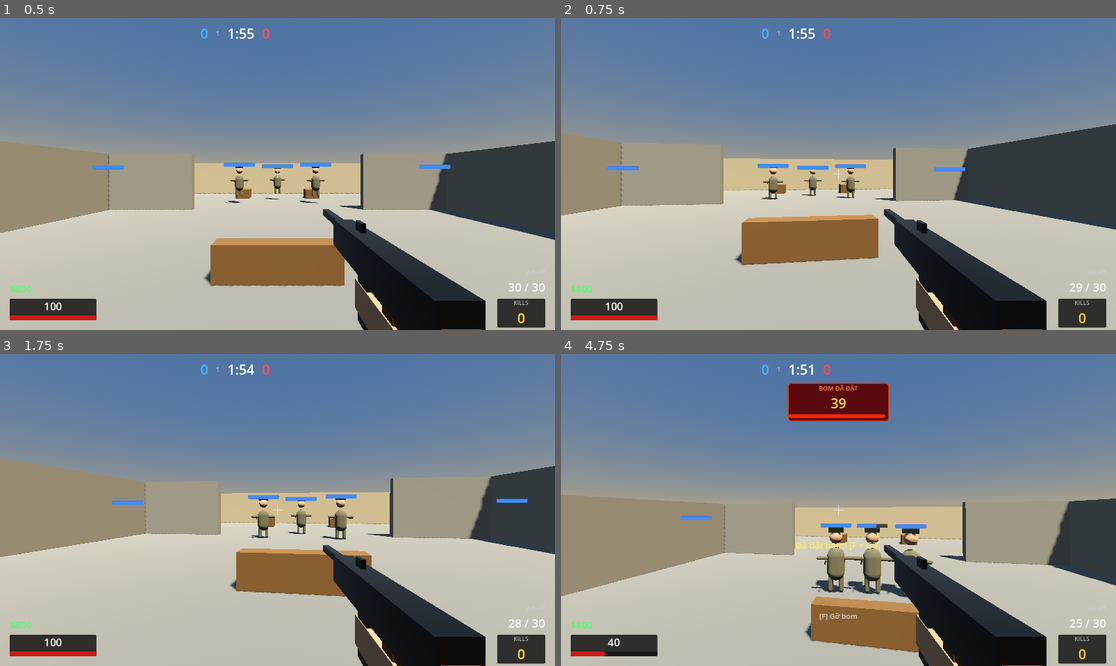
Above: before the commit, frames 1-4 (two rows, left to right).
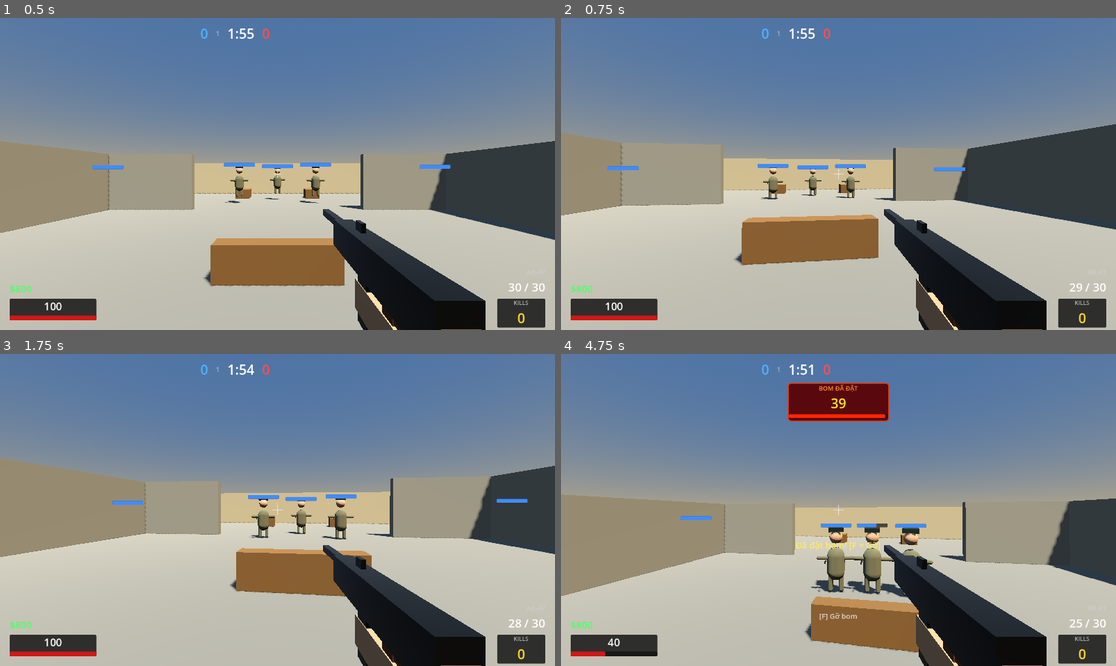
Above: after the commit, the same moments.

Repository: DamThuanHung/vietnamchien
Game: Godot game, scene res://maps/hoa_lo.tscn
The game is run twice, just before and just after one commit, with the same random seed, the same clock (stepped at 60 frames per second) and the same inputs. This scene is started directly instead of the project's main scene.
Inputs (mouse positions are in pixels of both pictures, inside the frame that each line leads up to):
- Up to frame 1 (0.5 s): no input
- Up to frame 2 (0.75 s): tap Enter at 0.5 s; move the mouse to (866, 174) at 0.52 s; press the mouse at (866, 174) at 0.53 s
- Up to frame 3 (1.75 s): tap Space (jump) at 0.77, 1.52 s; tap Ctrl (chay) at 0.8, 1.35 s; move the mouse to (249, 510) at 1.27 s; release the mouse at (249, 510) at 1.28 s; click (249, 510) at 1.55 s
- Up to frame 4 (4.75 s): move the mouse to (849, 503) at 2.02 s; press the mouse at (849, 503) at 2.03 s; tap Ctrl (chay) at 2.3, 2.85, 3.8 s; move the mouse to (832, 516) at 2.77 s; release the mouse at (832, 516) at 2.78 s; tap Space (jump) at 3.02, 3.77, 4.25, 4.52 s; click (832, 516) at 3.05 s; move the mouse to (877, 513) at 3.52 s; hold F (dat_bom) 3.53-4.28 s; move the mouse to (794, 506) at 4.27 s; tap S (di_lui) at 4.35 s; click (794, 506) at 4.55 s

Frame 1 is identical in both runs. In frame 2, 0.1% of the frame differs, in the area x 1-100%, y 37-84%; in frame 3, 0.1%; in frame 4, 0.2%, in the area x 0-99%, y 44-96%.

Commit message:
feat(audio): tich hop am thanh cho 28 vu khi + buoc chan + bom + lựu đạn
- 28/29 vu khi co am_thanh_ban rieng (file game-ready, da cat silence con 0.7s)
- Source: Free Firearm Sound Library (CC0), Q009 weapons (CC-BY-SA), Vincent Sevedge (CC-BY)
- Cận chien: 3 Melee Sounds (CC0)
- Buoc chan: Fantozzi (CC-BY 3.0), 8 file giay/kim_loai
- Bom beep + no, lựu đạn no: CC0
- Player default trang bi AK-47 day du khi vao game
- gun.gd ho tro subfolder (can_chien/...) qua am_thanh_ban
- docs/AUDIO_SOURCES.md ghi day du license + credits
- BACKLOG cap nhat: task am thanh hoan thanh + them task M1 Garand + reload

M1 Garand dang dung tam Mosin Nagant (cung caliber heavy WW2),
da co task #23 trong BACKLOG de thay khi co nguon CC0 rieng.

Co-Authored-By: Claude Opus 4.7 (1M context) <noreply@anthropic.com>

Diff:
--- a/scripts/bomb.gd
+++ b/scripts/bomb.gd
@@ -6,11 +6,14 @@
 const THOI_GIAN_NO = 40.0
 const THOI_GIAN_GO = 10.0
 const BAN_KINH_NO = 6.0
+const DUONG_DAN_BEEP = "res://assets/sounds/bom/beep.ogg"
+const DUONG_DAN_NO = "res://assets/sounds/luu_dan/no_lon.ogg"
 
 var thoi_gian_con_lai = THOI_GIAN_NO
 var dang_duoc_go = false
 var da_no = false
 var tien_do_go = 0.0
+var bo_dem_beep = 0.0
 
 @onready var timer_no = $TimerNo
 @onready var timer_go = $TimerGo
@@ -21,6 +24,9 @@
 	timer_no.wait_time = THOI_GIAN_NO
 	timer_no.timeout.connect(_no_bom)
 	timer_no.start()
+	if ResourceLoader.exists(DUONG_DAN_BEEP):
+		am_thanh_beep.stream = load(DUONG_DAN_BEEP)
+		am_thanh_beep.unit_size = 20.0
 
 func _process(delta):
 	if da_no:
@@ -28,12 +34,32 @@
 
 	thoi_gian_con_lai -= delta
 	_cap_nhat_hud_bom()
+	_xu_ly_beep(delta)
 
 	if dang_duoc_go:
 		tien_do_go += delta / THOI_GIAN_GO
 		_cap_nhat_thanh_go()
 		if tien_do_go >= 1.0:
 			_go_bom_thanh_cong()
+
+func _xu_ly_beep(delta: float):
+	if am_thanh_beep.stream == null:
+		return
+	bo_dem_beep -= delta
+	if bo_dem_beep > 0:
+		return
+	bo_dem_beep = _chu_ky_beep()
+	am_thanh_beep.pitch_scale = 1.0 + (1.0 - thoi_gian_con_lai / THOI_GIAN_NO) * 0.4
+	am_thanh_beep.play()
+
+func _chu_ky_beep() -> float:
+	if thoi_gian_con_lai > 30.0:
+		return 1.0
+	if thoi_gian_con_lai > 10.0:
+		return 0.7
+	if thoi_gian_con_lai > 5.0:
+		return 0.4
+	return 0.2
 
 func bat_dau_go():
 	dang_duoc_go = true
@@ -91,8 +117,21 @@
 	anh_sang.omni_range = 12.0
 	get_tree().current_scene.add_child(anh_sang)
 	anh_sang.global_position = global_position
+	_phat_am_thanh_no()
 	await get_tree().create_timer(0.5).timeout
 	anh_sang.queue_free()
+
+func _phat_am_thanh_no():
+	if not ResourceLoader.exists(DUONG_DAN_NO):
+		return
+	var am_thanh = AudioStreamPlayer3D.new()
+	am_thanh.stream = load(DUONG_DAN_NO)
+	am_thanh.unit_size = 30.0
+	am_thanh.max_db = 10.0
+	get_tree().current_scene.add_child(am_thanh)
+	am_thanh.global_position = global_position
+	am_thanh.play()
+	am_thanh.finished.connect(am_thanh.queue_free)
 
 func _cap_nhat_hud_bom():
 	var nguoi_choi = get_tree().get_first_node_in_group("nguoi_choi")
--- a/scripts/grenade.gd
+++ b/scripts/grenade.gd
@@ -3,6 +3,7 @@
 const BAN_KINH_NO = 5.0
 const SAT_THUONG_TOI_DA = 180
 const THOI_GIAN_NO = 3.0
+const DUONG_DAN_AM_THANH_NO = "res://assets/sounds/luu_dan/no_lon.ogg"
 
 var da_no = false
 
@@ -41,6 +42,21 @@
 	anh_sang.omni_range = 10.0
 	get_tree().current_scene.add_child(anh_sang)
 	anh_sang.global_position = global_position
+
+	_phat_am_thanh_no()
+
 	await get_tree().create_timer(0.4).timeout
 	anh_sang.queue_free()
 	queue_free()
+
+func _phat_am_thanh_no():
+	if not ResourceLoader.exists(DUONG_DAN_AM_THANH_NO):
+		return
+	var am_thanh = AudioStreamPlayer3D.new()
+	am_thanh.stream = load(DUONG_DAN_AM_THANH_NO)
+	am_thanh.unit_size = 25.0
+	am_thanh.max_db = 8.0
+	get_tree().current_scene.add_child(am_thanh)
+	am_thanh.global_position = global_position
+	am_thanh.play()
+	am_thanh.finished.connect(am_thanh.queue_free)
--- a/scripts/gun.gd
+++ b/scripts/gun.gd
@@ -18,6 +18,10 @@
 var player: CharacterBody3D
 var buy_menu: CanvasLayer
 
+const DUONG_DAN_AM_THANH_GOC = "res://assets/sounds/"
+var am_thanh_ban_player: AudioStreamPlayer3D
+var stream_ban: AudioStream = null
+
 # Recoil
 var giat_hien_tai = Vector2.ZERO
 var giat_muc_tieu = Vector2.ZERO
@@ -33,6 +37,10 @@
 	muzzle_flash = $MuzzleFlash
 	player = get_parent().get_parent()
 	buy_menu = player.get_node_or_null("BuyMenu")
+	am_thanh_ban_player = AudioStreamPlayer3D.new()
+	am_thanh_ban_player.unit_size = 30.0
+	am_thanh_ban_player.max_db = 6.0
+	add_child(am_thanh_ban_player)
 
 func _process(delta):
 	if get_tree().paused:
@@ -69,7 +77,25 @@
 	dang_ngam = false
 	dang_nap = false
 	co_the_ban = true
+	_nap_am_thanh_ban(data.get("am_thanh_ban", ""))
 	_cap_nhat_hud_dan()
+
+func _nap_am_thanh_ban(ten_file: String):
+	if ten_file == "":
+		stream_ban = null
+		am_thanh_ban_player.stream = null
+		return
+	var duong_dan = DUONG_DAN_AM_THANH_GOC
+	if "/" in ten_file:
+		duong_dan += ten_file
+	else:
+		duong_dan += "sung/" + ten_file
+	if ResourceLoader.exists(duong_dan):
+		stream_ban = load(duong_dan)
+		am_thanh_ban_player.stream = stream_ban
+	else:
+		stream_ban = null
+		am_thanh_ban_player.stream = null
 
 func _tinh_do_giat(loai: String) -> float:
 	match loai:
@@ -116,6 +142,9 @@
 	dan_hien_tai -= 1
 	so_phat_lien_tiep += 1
 	muzzle_flash.flash()
+	if stream_ban:
+		am_thanh_ban_player.pitch_scale = randf_range(0.95, 1.05)
+		am_thanh_ban_player.play()
 	_ap_dung_recoil()
 	_cap_nhat_hud_dan()
 
--- a/scripts/player.gd
+++ b/scripts/player.gd
@@ -9,6 +9,16 @@
 const CAO_NGOI = 0.9
 const TAM_GO_BOM = 2.5
 
+const DUONG_DAN_BUOC_CHAN = "res://assets/sounds/buoc_chan/"
+const FILE_BUOC_CHAN = [
+	"buoc_chan_giay_1.ogg",
+	"buoc_chan_giay_2.ogg",
+	"buoc_chan_giay_3.ogg",
+	"buoc_chan_giay_4.ogg",
+]
+const KHOANG_CACH_BUOC_CHAY = 1.6
+const KHOANG_CACH_BUOC_DI = 2.2
+
 var camera: Camera3D
 var dang_ngoi = false
 var dang_co_bom = true
@@ -17,6 +27,10 @@
 var bom_gan: Node3D = null
 var so_luu_dan = 2
 
+var streams_buoc_chan: Array = []
+var am_thanh_buoc_chan: AudioStreamPlayer
+var khoang_cach_da_di = 0.0
+
 @onready var collision = $CollisionShape3D
 
 func _ready():
@@ -24,13 +38,25 @@
 	camera = $Camera3D
 	Input.set_mouse_mode(Input.MOUSE_MODE_CAPTURED)
 	add_to_group("nguoi_choi")
+	_khoi_tao_am_thanh_buoc_chan()
 	_ket_noi_he_thong()
+
+func _khoi_tao_am_thanh_buoc_chan():
+	am_thanh_buoc_chan = AudioStreamPlayer.new()
+	am_thanh_buoc_chan.bus = "Master"
+	add_child(am_thanh_buoc_chan)
+	for ten_file in FILE_BUOC_CHAN:
+		var duong_dan = DUONG_DAN_BUOC_CHAN + ten_file
+		if ResourceLoader.exists(duong_dan):
+			streams_buoc_chan.append(load(duong_dan))
 
 func _ket_noi_he_thong():
 	var buy_menu = $BuyMenu
 	var gun = $Camera3D/Gun
 	var economy = $Economy
 	var weapon_data = load("res://scripts/weapon_data.gd").new()
+
+	gun.trang_bi_sung(weapon_data.SUNG["ak47"])
 
 	economy.tien_thay_doi.connect(func(so_tien):
 		buy_menu.tien_hien_tai = so_tien
@@ -165,6 +191,26 @@
 	velocity.z = huong.z * toc_do
 
 	move_and_slide()
+	_xu_ly_buoc_chan(delta)
+
+func _xu_ly_buoc_chan(delta: float):
+	if streams_buoc_chan.is_empty():
+		return
+	if not is_on_floor():
+		return
+	var van_toc_phang = Vector2(velocity.x, velocity.z).length()
+	if van_toc_phang < 0.5:
+		return
+	khoang_cach_da_di += van_toc_phang * delta
+	var dang_di_nhe = Input.is_action_pressed("chay")
+	var nguong = KHOANG_CACH_BUOC_DI if dang_di_nhe else KHOANG_CACH_BUOC_CHAY
+	if khoang_cach_da_di < nguong:
+		return
+	khoang_cach_da_di = 0.0
+	am_thanh_buoc_chan.stream = streams_buoc_chan.pick_random()
+	am_thanh_buoc_chan.pitch_scale = randf_range(0.95, 1.08)
+	am_thanh_buoc_chan.volume_db = -10.0 if dang_di_nhe else -3.0
+	am_thanh_buoc_chan.play()
 
 func _kiem_tra_bom_gan():
 	bom_gan = null
--- a/scripts/weapon_data.gd
+++ b/scripts/weapon_data.gd
@@ -38,6 +38,8 @@
 		"do_giat_doc":          0.0,
 		"do_giat_ngang":        0.0,
 		"toc_do_hoi_phuc":      0.0,
+
+		"am_thanh_ban":         "can_chien/dao_dam.wav",
 	},
 
 	"ma_tau": {
@@ -63,6 +65,8 @@
 		"do_giat_doc":          0.0,
 		"do_giat_ngang":        0.0,
 		"toc_do_hoi_phuc":      0.0,
+
+		"am_thanh_ban":         "can_chien/chem_kiem.wav",
 	},
 
 	"luoi_le": {
@@ -88,6 +92,8 @@
 		"do_giat_doc":          0.0,
 		"do_giat_ngang":        0.0,
 		"toc_do_hoi_phuc":      0.0,
+
+		"am_thanh_ban":         "can_chien/dao_dam.wav",
 	},
 
 	# ───────────────────────────────────────────
@@ -128,6 +134,8 @@
 		"do_chinh_xac_ngoi":    0.95,
 
 		"he_so_toc_do":         1.0,
+
+		"am_thanh_ban":         "bersa_pistol.wav",
 	},
 
 	"m1911": {
@@ -165,6 +173,8 @@
 		"do_chinh_xac_ngoi":    0.95,
 
 		"he_so_toc_do":         1.0,
+
+		"am_thanh_ban":         "m1911.wav",
 	},
 
 	# ───────────────────────────────────────────
@@ -205,6 +215,8 @@
 		"do_chinh_xac_ngoi":    0.92,
 
 		"he_so_toc_do":         1.0,
+
+		"am_thanh_ban":         "carl_gustav_smg.wav",
 	},
 
 	"k50m": {
@@ -242,6 +254,8 @@
 		"do_chinh_xac_ngoi":    0.90,
 
 		"he_so_toc_do":         1.0,
+
+		"am_thanh_ban":         "ppsh.wav",
 	},
 
 	# ───────────────────────────────────────────
@@ -282,6 +296,8 @@
 		"do_chinh_xac_ngoi":    0.97,
 
 		"he_so_toc_do":         0.95,
+
+		"am_thanh_ban":         "enfield_1917.wav",
 	},
 
 	"sks": {
@@ -319,6 +335,8 @@
 		"do_chinh_xac_ngoi":    0.96,
 
 		"he_so_toc_do":         0.95,
+
+		"am_thanh_ban":         "sks.wav",
 	},
 
 	"ak47": {
@@ -356,6 +374,8 @@
 		"do_chinh_xac_ngoi":    0.93,
 
 		"he_so_toc_do":         0.95,
+
+		"am_thanh_ban":         "ak47.wav",
 	},
 
 	"m16a1": {
@@ -395,6 +415,8 @@
 		"do_chinh_xac_ngoi":    0.95,
 
 		"he_so_toc_do":         0.95,
+
+		"am_thanh_ban":         "ar15.wav",
 	},
 
 	# ───────────────────────────────────────────
@@ -436,6 +458,8 @@
 		"do_chinh_xac_ngoi":    0.88,
 
 		"he_so_toc_do":         0.80,
+
+		"am_thanh_ban":         "minigun_lmg.ogg",
 	},
 
 	"rpd": {
@@ -474,6 +498,8 @@
 		"do_chinh_xac_ngoi":    0.90,
 
 		"he_so_toc_do":         0.82,
+
+		"am_thanh_ban":         "minigun_lmg.ogg",
 	},
 
 	# ───────────────────────────────────────────
@@ -516,6 +542,8 @@
 		"do_chinh_xac_ngoi":    0.99,
 
 		"he_so_toc_do":         0.90,
+
+		"am_thanh_ban":         "mosin_nagant.wav",
 	},
 
 	"svd": {
@@ -555,6 +583,8 @@
 		"do_chinh_xac_ngoi":    0.98,
 
 		"he_so_toc_do":         0.88,
+
+		"am_thanh_ban":         "savage_10.wav",
 	},
 
 	# ───────────────────────────────────────────
@@ -596,6 +626,8 @@
 		"do_chinh_xac_ngoi":    0.88,
 
 		"he_so_toc_do":         0.88,
+
+		"am_thanh_ban":         "m79_glauncher.ogg",
 	},
 
 	# ───────────────────────────────────────────
@@ -629,6 +661,7 @@
 		"do_chinh_xac_chay":    0.28,
 		"do_chinh_xac_ngoi":    0.96,
 		"he_so_toc_do":         0.95,
+		"am_thanh_ban":         "mosin_nagant.wav",  # TẠM: Mosin cùng caliber heavy WW2; thay khi tìm CC0 M1 Garand riêng
 	},
 
 	"m14": {
@@ -659,6 +692,7 @@
 		"do_chinh_xac_chay":    0.25,
 		"do_chinh_xac_ngoi":    0.97,
 		"he_so_toc_do":         0.93,
+		"am_thanh_ban":         "ar15.wav",
 	},
 
 	"car15": {
@@ -689,6 +723,7 @@
 		"do_chinh_xac_chay":    0.32,
 		"do_chinh_xac_ngoi":    0.92,
 		"he_so_toc_do":         1.0,
+		"am_thanh_ban":         "ar15.wav",
 	},
 
 	"mas49": {
@@ -719,6 +754,7 @@
 		"do_chinh_xac_chay":    0.28,
 		"do_chinh_xac_ngoi":    0.95,
 		"he_so_toc_do":         0.95,
+		"am_thanh_ban":         "ar15.wav",
 	},
 
 	# ───────────────────────────────────────────
@@ -752,6 +788,7 @@
 		"do_chinh_xac_chay":    0.38,
 		"do_chinh_xac_ngoi":    0.88,
 		"he_so_toc_do":         1.0,
+		"am_thanh_ban":         "carl_gustav_smg.wav",
 	},
 
 	"ppsh41": {
@@ -782,6 +819,7 @@
 		"do_chinh_xac_chay":    0.35,
 		"do_chinh_xac_ngoi":    0.86,
 		"he_so_toc_do":         1.0,
+		"am_thanh_ban":         "ppsh.wav",
 	},
 
 	"pps43": {
@@ -812,6 +850,7 @@
 		"do_chinh_xac_chay":    0.38,
 		"do_chinh_xac_ngoi":    0.89,
 		"he_so_toc_do":         1.0,
+		"am_thanh_ban":         "ppsh.wav",
 	},
 
 	# ───────────────────────────────────────────
@@ -846,6 +885,7 @@
 		"do_chinh_xac_chay":    0.22,
 		"do_chinh_xac_ngoi":    0.90,
 		"he_so_toc_do":         0.82,
+		"am_thanh_ban":         "minigun_lmg.ogg",
 	},
 
 	# ───────────────────────────────────────────
@@ -879,6 +919,7 @@
 		"do_chinh_xac_chay":    0.33,
 		"do_chinh_xac_ngoi":    0.93,
 		"he_so_toc_do":         1.0,
+		"am_thanh_ban":         "ruger_revolver.wav",
 	},
 
 	"tt33": {
@@ -909,6 +950,7 @@
 		"do_chinh_xac_chay":    0.33,
 		"do_chinh_xac_ngoi":    0.93,
 		"he_so_toc_do":         1.0,
+		"am_thanh_ban":         "cz_pistol.wav",
 	},
 
 	# ───────────────────────────────────────────
@@ -944,6 +986,7 @@
 		"do_chinh_xac_chay":    0.12,
 		"do_chinh_xac_ngoi":    0.98,
 		"he_so_toc_do":         0.88,
+		"am_thanh_ban":         "tikka.wav",
 	},
 
 	# ───────────────────────────────────────────
@@ -978,6 +1021,7 @@
 		"do_chinh_xac_chay":    0.18,
 		"do_chinh_xac_ngoi":    0.90,
 		"he_so_toc_do":         0.75,
+		"am_thanh_ban":         "rpg7_rlauncher.ogg",
 	},
 
 	# ───────────────────────────────────────────
Not shown, added: assets/sounds/bom/beep.ogg.import
Not shown, added: assets/sounds/buoc_chan/buoc_chan_giay_1.ogg.import
Not shown, added: assets/sounds/buoc_chan/buoc_chan_giay_2.ogg.import
Not shown, added: assets/sounds/buoc_chan/buoc_chan_giay_3.ogg.import
Not shown, added: assets/sounds/buoc_chan/buoc_chan_giay_4.ogg.import
Not shown, added: assets/sounds/buoc_chan/buoc_chan_kim_loai_1.ogg.import
Not shown, added: assets/sounds/buoc_chan/buoc_chan_kim_loai_2.ogg.import
Not shown, added: assets/sounds/buoc_chan/buoc_chan_kim_loai_3.ogg.import
Not shown, added: assets/sounds/buoc_chan/buoc_chan_kim_loai_4.ogg.import
Not shown, added: assets/sounds/can_chien/LICENSE.txt
Not shown, added: assets/sounds/can_chien/chem_kiem.wav.import
Not shown, added: assets/sounds/can_chien/dao_dam.wav.import
(and 70 more such lines)
